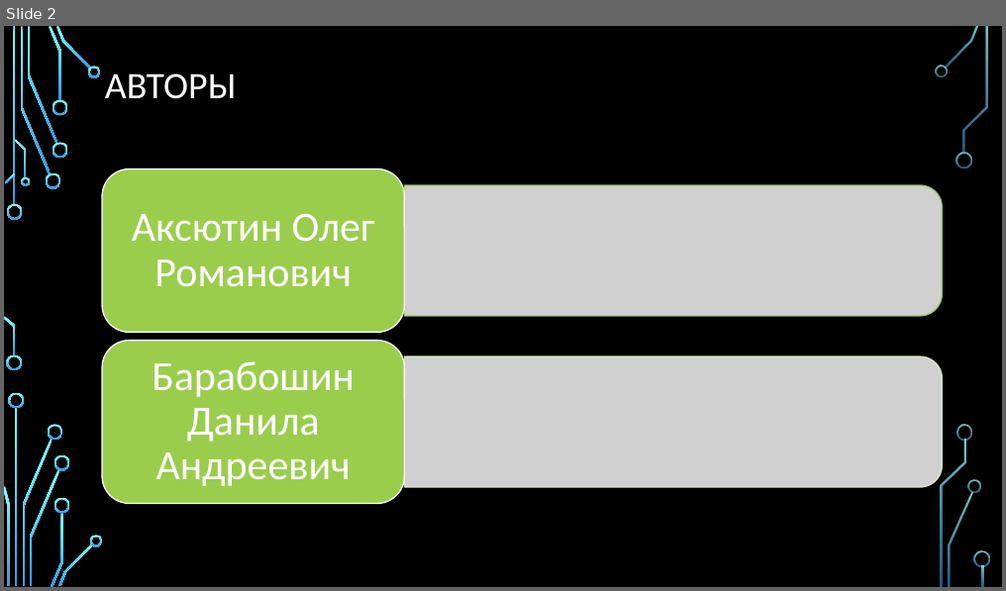
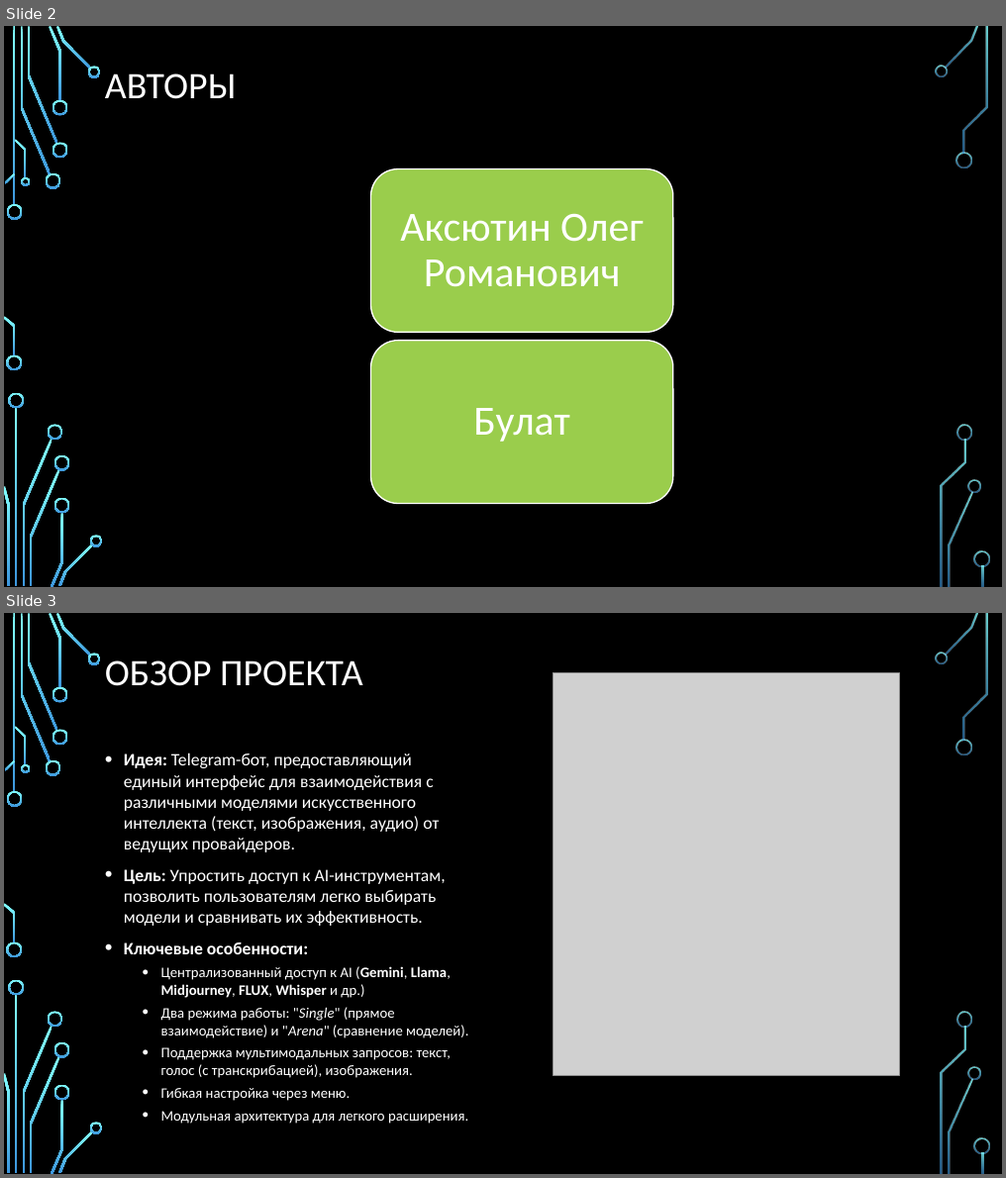
Before and after one commit to Peeperocka/AI-telegram-bot, a slide deck: docs/Презентация.pptx. Shown one above the other, each under a label of ours: slide 2 before the commit, slides 2 and 3 after it. The pictures are 1006x591 and 1006x1178 pixels, drawn with LibreOffice and Linux fonts; fonts in the diff are those of the drawing; grey boxes stand for pictures; background and template pictures are left out. Boxes give left, top, right and bottom in pixels: in the first picture for what was removed or moved away, otherwise in the second. Text is boxed around its words. In the diff, an @@ line names an element or a change of style, - is before the commit and + after.

```diff
--- a/docs/Презентация.pptx
+++ b/docs/Презентация.pptx
@@ slide 3 added at box(4, 613, 1002, 1174), background picture (left out); not listed: 36 template elements that a slide beside it also shows @@
@@ title added at box(105, 661, 362, 686), 36 pt, text #FFFFFF @@
+ОБЗОР ПРОЕКТА
@@ picture added at box(553, 672, 900, 1075) @@
@@ text added at box(124, 753, 468, 1124), 14 pt, text #FFFFFF @@
+• Идея: Telegram-бот, предоставляющий единый интерфейс для взаимодействия с различными моделями искусственного интеллекта (текст, изображения, аудио) от ведущих провайдеров.
+• Цель: Упростить доступ к AI-инструментам, позволить пользователям легко выбирать модели и сравнивать их эффективность.
+• Ключевые особенности:
+  • Централизованный доступ к AI (Gemini, Llama, Midjourney, FLUX, Whisper и др.)
+  • Два режима работы: "Single" (прямое взаимодействие) и "Arena" (сравнение моделей).
+  • Поддержка мультимодальных запросов: текст, голос (с транскрибацией), изображения.
+  • Гибкая настройка через меню.
+  • Модульная архитектура для легкого расширения.
@@ slide 2 changed as well @@
@@ picture removed at box(405, 185, 943, 316) @@
@@ 2 rounded rectangles, 1 text: place and size @@
-2 rounded rectangles, 1 text at box(102, 169, 405, 503)
+2 rounded rectangles, 1 text at box(371, 169, 673, 503)
@@ text removed at box(152, 362, 354, 486) @@
-Барабошин Данила Андреевич
@@ picture removed at box(405, 357, 943, 487) @@
@@ text added at box(473, 408, 570, 442), 40 pt, text #FFFFFF @@
+Булат
```
Also in this commit, not shown: 3 other slides changed, 2 other slides added, 3 slides removed.
